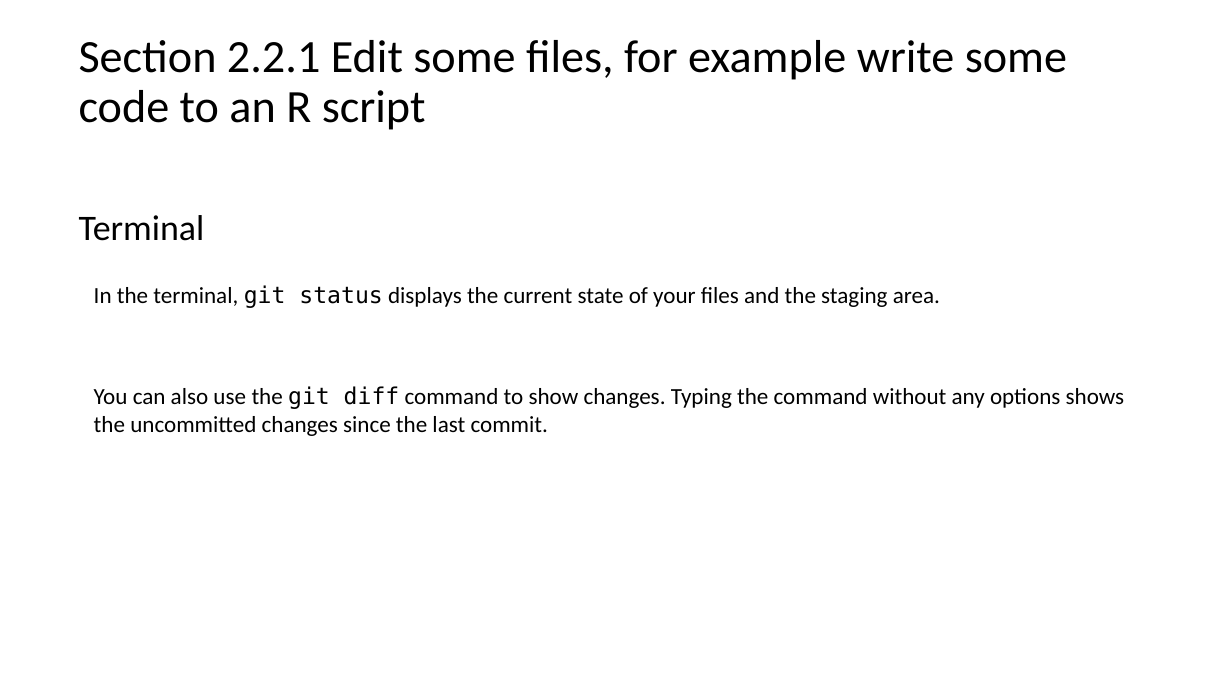
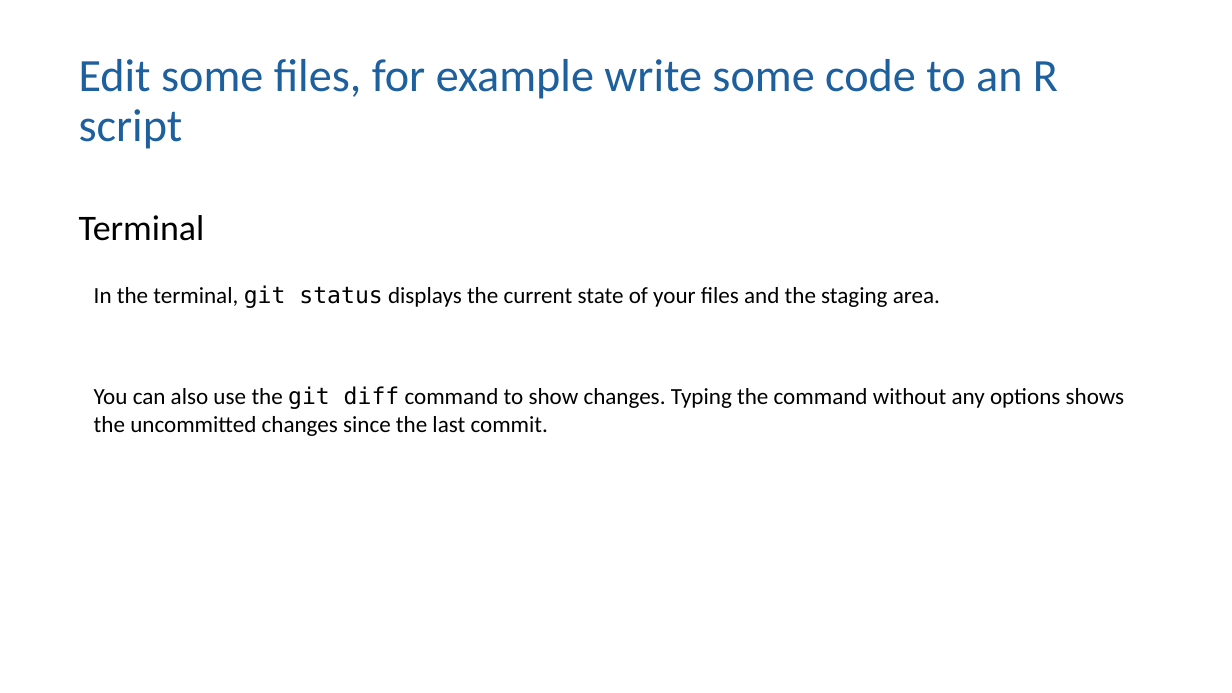
Before and after one commit to moj-analytical-services/intro_to_github_training, a slide deck: slide 17 of GitGitHub slides.pptx (slide 16 before the commit). Drawn at 1232x693 pixels with LibreOffice and Linux fonts; fonts in the diff are those of the drawing. Boxes give left, top, right and bottom in pixels: in the first picture for what was removed or moved away, otherwise in the second. Text is boxed around its words. In the diff, an @@ line names an element or a change of style, - is before the commit and + after.

```diff
--- a/GitGitHub slides.pptx
+++ b/GitGitHub slides.pptx
@@ title at [79, 59, 1058, 149]: text changed; text colour #000000 to #1D609D @@
-Section 2.2.1 Edit some files, for example write some code to an R script
+Edit some files, for example write some code to an R script
```
Also in this commit, not shown: 11 other slides changed, 4 slides added, 3 slides removed.
